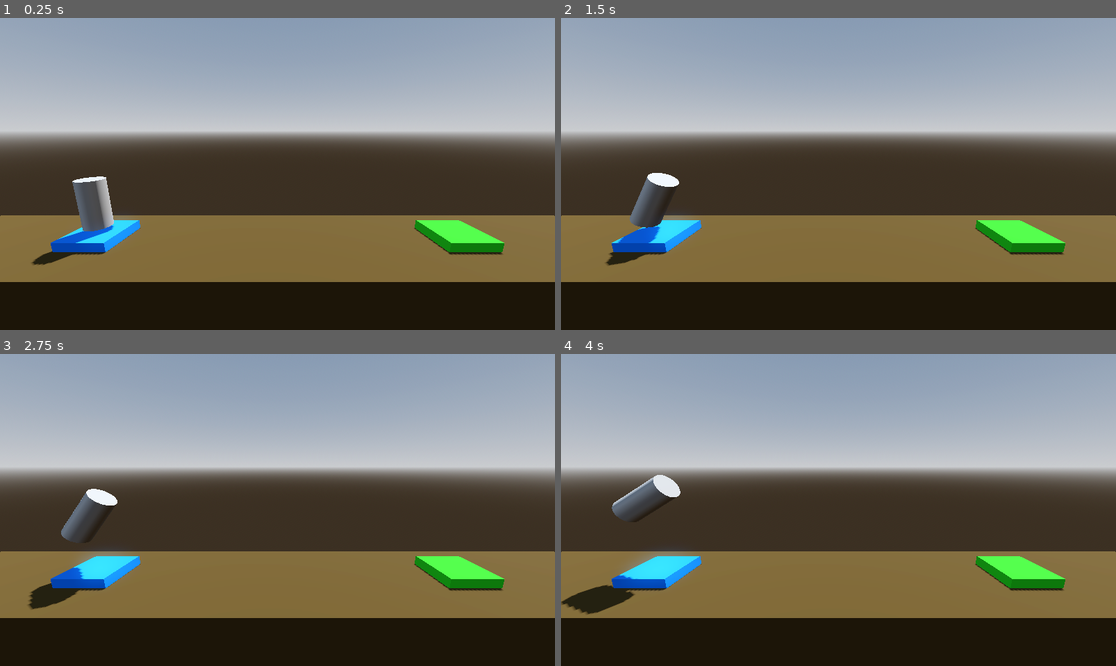
Above: before the commit, frames 1-4 (two rows, left to right).
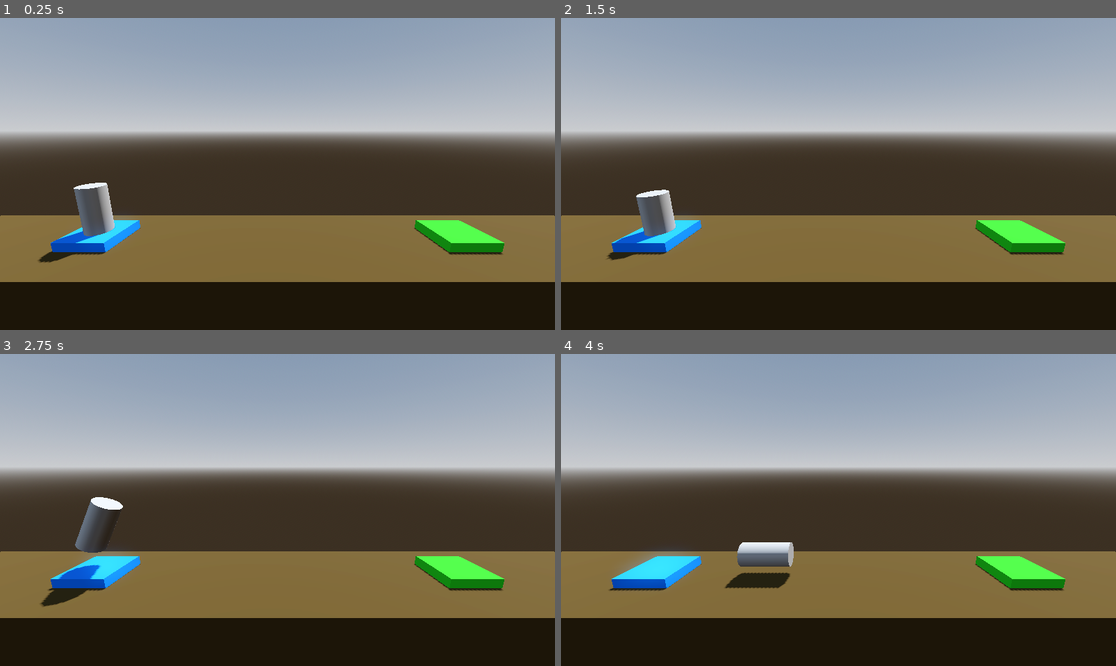
Above: after the commit, the same moments.

Repository: MireiaGonzalez/3d-rocket-physics-game
Game: Godot game, scene res://Level/level.tscn
Two runs of this game, one before a commit and one after it. Both use one fixed random seed, a clock stepped at 60 frames per second and the inputs below. This scene is started directly instead of the project's main scene.
Inputs:
- Up to frame 1 (0.25 s): no input
- Up to frame 2 (1.5 s): tap Enter (ui_accept) at 0.5, 1.35 s; hold Right (ui_right) 0.53-1.28 s; hold Enter (ui_accept) 0.53-1.28 s; hold Left (ui_left) from 1.28 s (still down)
- Up to frame 3 (2.75 s): tap Enter (ui_accept) at 1.52, 1.82 s; release Left (ui_left) at 2.03 s; hold Right (ui_right) from 2.03 s (still down); hold Enter (ui_accept) from 2.03 s (still down)
- Up to frame 4 (4 s): release Enter (ui_accept) at 2.78 s; tap Enter (ui_accept) at 2.85, 3.02, 3.32 s; release Right (ui_right) at 3.53 s; hold Left (ui_left) from 3.53 s (still down); hold Enter (ui_accept) from 3.53 s (still down)

The runs differ from the first frame. In frame 1, 0.3% of the frame differs, in the area x 5-21%, y 50-80%; in frame 2, 1.2%; in frame 3, 1.5%; in frame 4, 2.8%, in the area x 0-42%, y 38-84%.

Commit message:
changed player node to rigidbody3d and updated movement

Diff:
--- a/Level/level.tscn
+++ b/Level/level.tscn
@@ -44,9 +44,6 @@
 size = Vector3(2, 0.4, 2)
 material = SubResource("StandardMaterial3D_u52ul")
 
-[node name="Player" parent="LaunchingPad" instance=ExtResource("1_o6mkr")]
-transform = Transform3D(1, 0, 0, 0, 1, 0, 0, 0, 1, 0, 1.4, 0)
-
 [node name="LandingPad" type="CSGBox3D" parent="."]
 transform = Transform3D(1, 0, 0, 0, 1, 0, 0, 0, 1, 7.5, 0.2, 0)
 size = Vector3(2, 0.4, 2)
@@ -54,3 +51,6 @@
 
 [node name="Camera3D" type="Camera3D" parent="."]
 transform = Transform3D(1, 0, 0, 0, 0.978148, 0.207912, 0, -0.207912, 0.978148, 0, 4.5, 7.9)
+
+[node name="Player" parent="." instance=ExtResource("1_o6mkr")]
+transform = Transform3D(1, 0, 0, 0, 1, 0, 0, 0, 1, -7.5, 1.6, 0)
--- a/player.gd
+++ b/player.gd
@@ -1,9 +1,9 @@
-extends Node3D
+extends RigidBody3D
 
 func _process(delta: float) -> void:
 	if Input.is_action_pressed("ui_accept"):
-		position.y += delta
+		apply_central_force(basis.y * delta * 1000.0)
 	if Input.is_action_pressed("ui_left"):
-		rotate_z(delta)
+		apply_torque(Vector3(0.0, 0.0, 100.0 * delta))
 	if Input.is_action_pressed("ui_right"):
-		rotate_z(-delta)
+		apply_torque(Vector3(0.0, 0.0, -100.0 * delta))
--- a/player.tscn
+++ b/player.tscn
@@ -1,11 +1,21 @@
-[gd_scene load_steps=3 format=3 uid="uid://br0i1cugnkxgk"]
+[gd_scene load_steps=4 format=3 uid="uid://br0i1cugnkxgk"]
 
 [ext_resource type="Script" uid="uid://di37r45fpq70i" path="res://player.gd" id="1_4flbx"]
 
 [sub_resource type="CylinderMesh" id="CylinderMesh_sh265"]
 
-[node name="Player" type="Node3D"]
+[sub_resource type="CylinderShape3D" id="CylinderShape3D_4flbx"]
+
+[node name="Player" type="RigidBody3D"]
+axis_lock_linear_z = true
+axis_lock_angular_x = true
+axis_lock_angular_y = true
+linear_damp = 1.0
+angular_damp = 3.0
 script = ExtResource("1_4flbx")
 
 [node name="MeshInstance3D" type="MeshInstance3D" parent="."]
 mesh = SubResource("CylinderMesh_sh265")
+
+[node name="CollisionShape3D" type="CollisionShape3D" parent="."]
+shape = SubResource("CylinderShape3D_4flbx")
